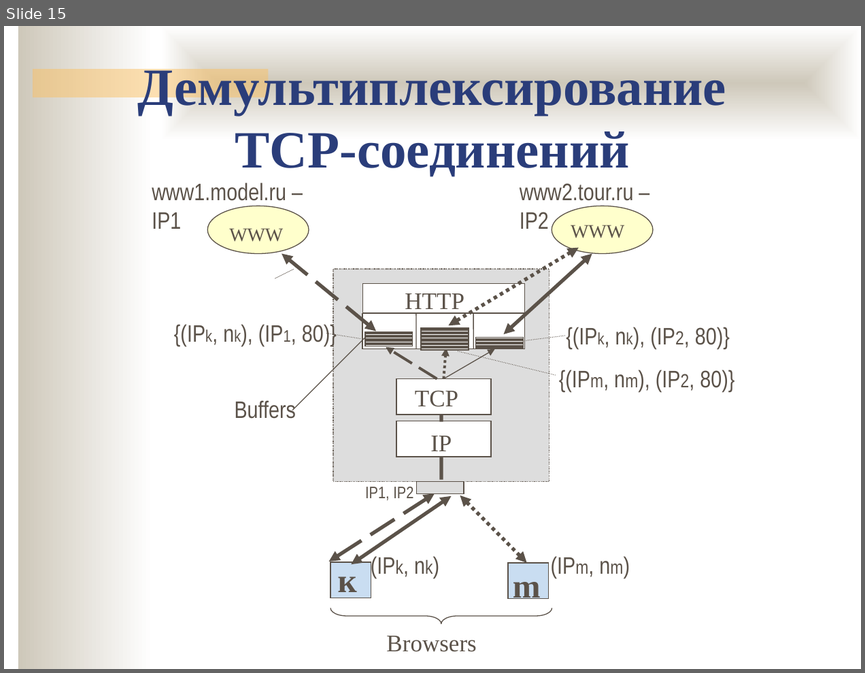
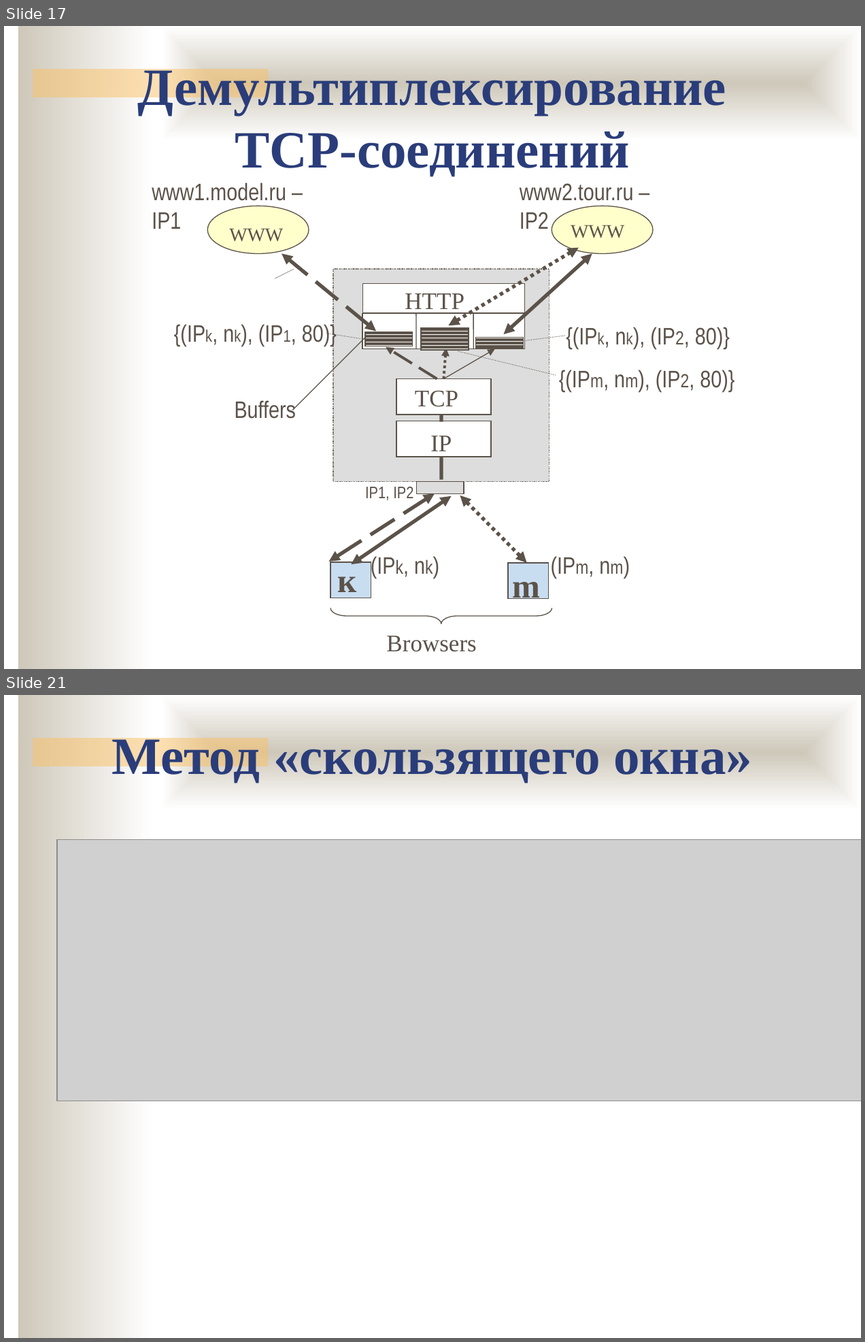
Before and after one commit to ukoloff/nets, a slide deck: lecture/11.pptx. Shown one above the other, each under a label of ours: slide 15 before the commit, slides 17 and 21 after it; the slides between them are not shown. The pictures are 865x673 and 865x1342 pixels, drawn with LibreOffice and Linux fonts; fonts in the diff are those of the drawing; grey boxes stand for pictures; background and template pictures are left out. Boxes give left, top, right and bottom in pixels: in the first picture for what was removed or moved away, otherwise in the second. Text is boxed around its words. In the diff, an @@ line names an element or a change of style, - is before the commit and + after.

```diff
--- a/lecture/11.pptx
+++ b/lecture/11.pptx
@@ slide 21 added at bbox=[4, 695, 861, 1338], background #FFFFFF; not listed: 3 template elements that a slide beside it also shows @@
@@ text added at bbox=[112, 733, 752, 784], 44 pt, text #2A3D7A, bold @@
+Метод «скользящего окна»
@@ picture added at bbox=[57, 840, 861, 1101] @@
@@ what was slide 15 is now slide 17 @@
```
Also in this commit, not shown: 3 slides changed, 11 other slides added.
